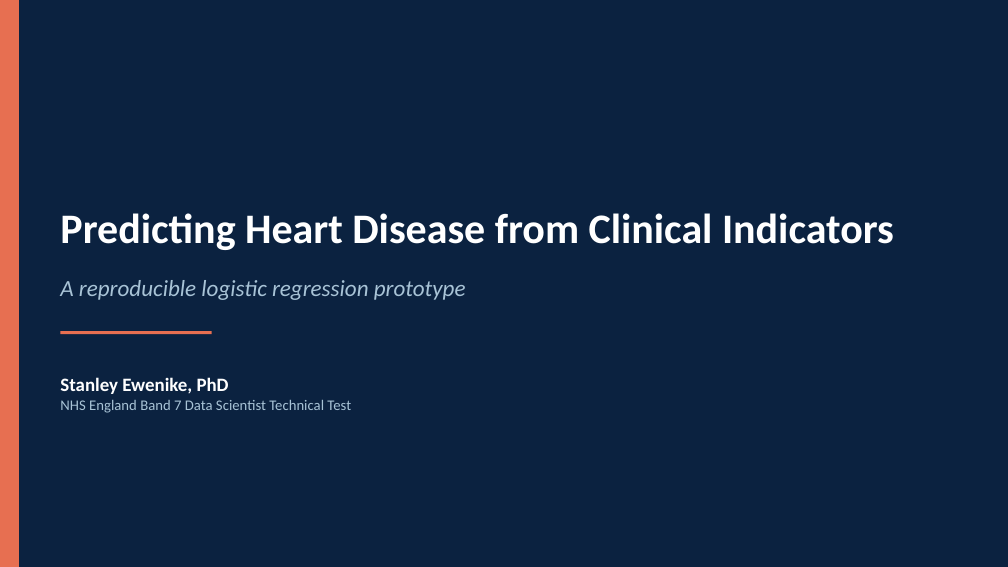
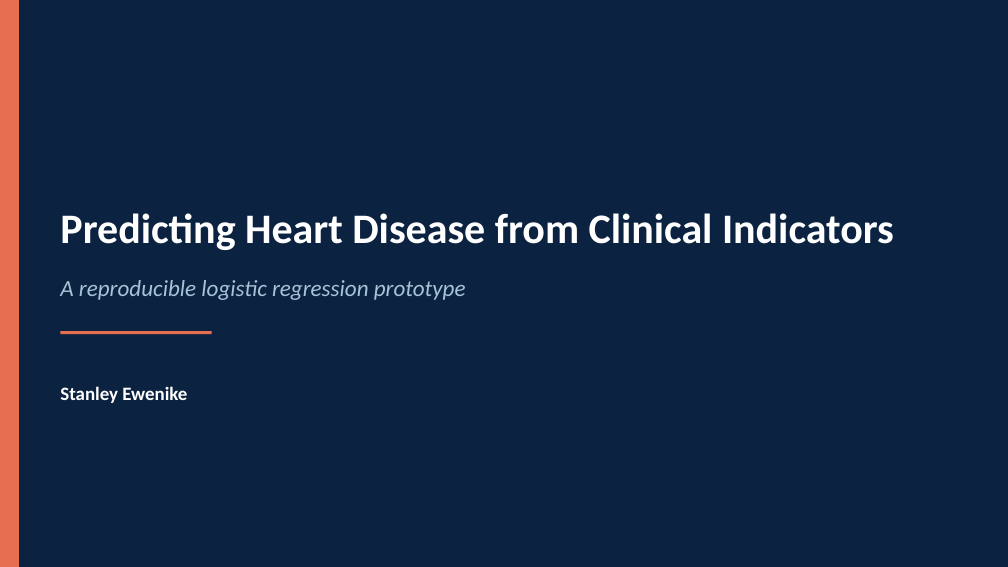
Before and after one commit to stanleyewenike/my_portfolio, a slide deck: slide 1 of heart_disease_rap/Technical_Presentation.pptx. Drawn at 1008x567 pixels with LibreOffice and Linux fonts; fonts in the diff are those of the drawing. Boxes give left, top, right and bottom in pixels: in the first picture for what was removed or moved away, otherwise in the second. Text is boxed around its words. In the diff, an @@ line names an element or a change of style, - is before the commit and + after.

Commit message:
Added Presentation to project root folder and final commit message

```diff
--- a/heart_disease_rap/Technical_Presentation.pptx
+++ b/heart_disease_rap/Technical_Presentation.pptx
@@ text at (60,386,187,403): text changed; size 14 to 18 pt; text colour #A8C3D6 to #FFFFFF; bold on @@
-Stanley Ewenike, PhD
-NHS England Band 7 Data Scientist Technical Test
+Stanley Ewenike
```
Also in this commit, not shown: 2 other files.
